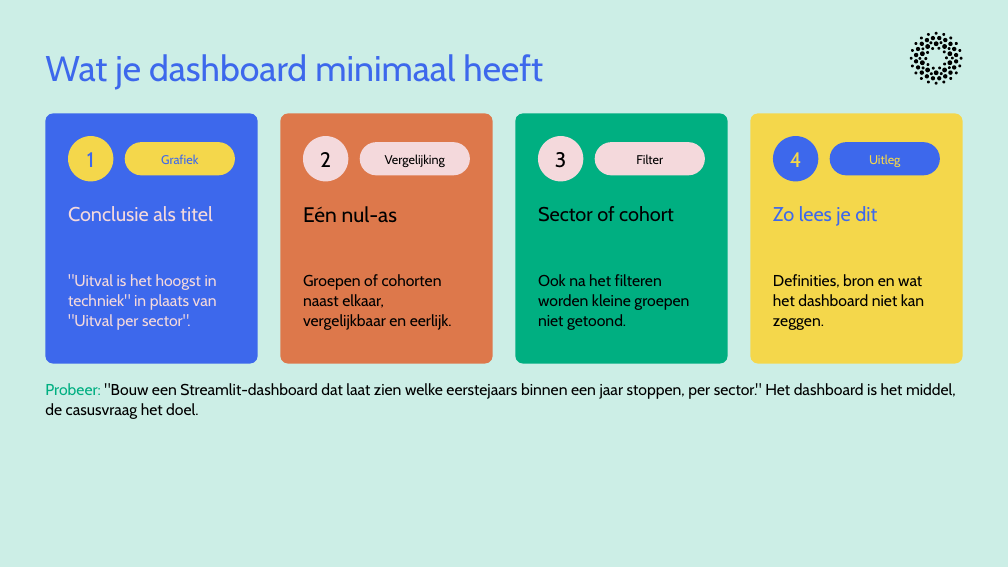
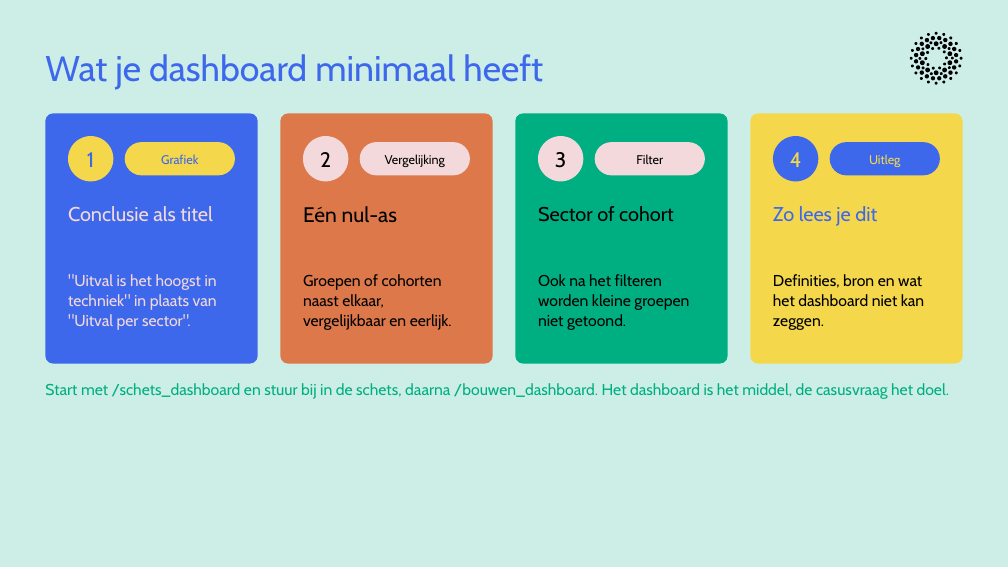
Before and after one commit to cedanl/clidev-presentaties, a slide deck: slide 26 of exports/261005_workshop_rad_uitvoering.pptx. Drawn at 1008x567 pixels with LibreOffice and Linux fonts; fonts in the diff are those of the drawing. Boxes give left, top, right and bottom in pixels: in the first picture for what was removed or moved away, otherwise in the second. Text is boxed around its words. In the diff, an @@ line names an element or a change of style, - is before the commit and + after.

```diff
--- a/exports/261005_workshop_rad_uitvoering.pptx
+++ b/exports/261005_workshop_rad_uitvoering.pptx
@@ text at bbox=[45, 383, 949, 399]: text changed; text colour #000000 to #00AF81 @@
-Probeer: "Bouw een Streamlit-dashboard dat laat zien welke eerstejaars binnen een jaar stoppen, per sector." Het dashboard is het middel, de casusvraag het doel.
+Start met /schets_dashboard en stuur bij in de schets, daarna /bouwen_dashboard. Het dashboard is het middel, de casusvraag het doel.
```
Also in this commit, not shown: 12 other slides changed, 1 other file.
